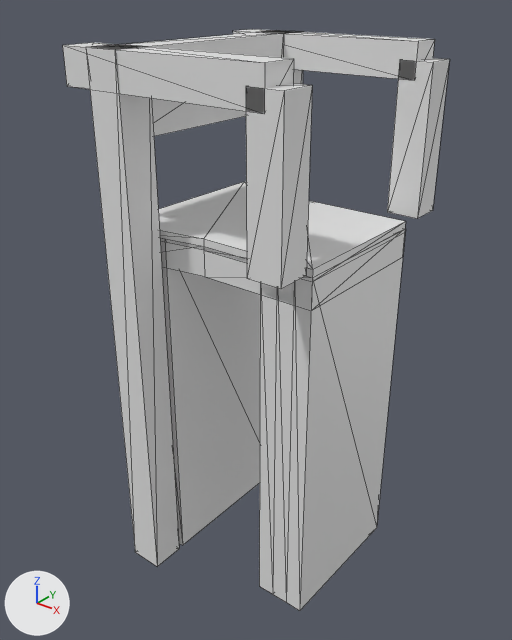
The glTF model models/nijkerk/nijkerk-brug-7d99b6b7/nijkerk-brug-7d99b6b7.glb, before and after one commit.
The view is the same before and after, from a camera (50 mm lens) standing at (11.0, -14.22, 6.13) and looking at (-0.29, -0.12, -2.62). Every picture has the same lights, and +X, +Y and +Z are marked at lower left. The older version comes first. Mesh edges are drawn as thin lines.

The first picture shows 'building:balans', 'building:balans 2', 'building:contragewicht', 'building:hamei', 'building:hamei 2', 'building:hangstang', 'building:hangstang 2', 'building:portaal', 'road:dek', 'road:landhoofd (aangenomen)', 'road:landhoofd (aangenomen) 2', 'road:rijbaan lokale weg'.
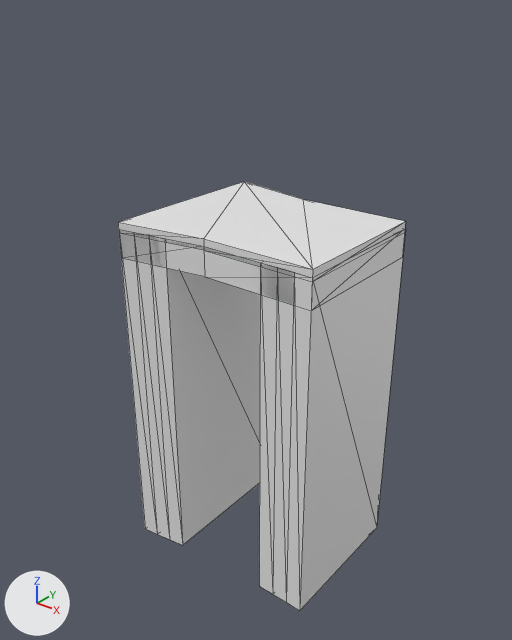
Boxes (x1, y1, x2, y2) around the edits, measured in the pictures (512 x 640 px):
'building:hamei 2', deleted: before (86, 44, 179, 566)
'building:hangstang 2', deleted: before (246, 83, 312, 289)
'building:balans 2', deleted: before (63, 43, 294, 113)
'building:hangstang', deleted: before (387, 58, 450, 219)
'building:balans', deleted: before (233, 29, 435, 80)
'building:portaal', deleted: before (113, 32, 289, 58)
'building:contragewicht', deleted: before (152, 98, 246, 136)
'building:hamei', deleted: before (261, 30, 303, 84)

What changed in the scene script:
```text
Remove ob_building_hamei:
    ob_building_hamei = bpy.data.objects.new('building:hamei', me_hamei)
    ob_building_hamei.location = (0.0, 0.0, 0.0)
Remove ob_building_hamei_2:
    ob_building_hamei_2 = bpy.data.objects.new('building:hamei 2', me_hamei_2)
    ob_building_hamei_2.location = (0.0, 0.0, 0.0)
Remove ob_building_portaal:
    ob_building_portaal = bpy.data.objects.new('building:portaal', me_portaal)
    ob_building_portaal.location = (0.0, 0.0, 0.0)
Remove ob_building_balans:
    ob_building_balans = bpy.data.objects.new('building:balans', me_balans)
    ob_building_balans.location = (0.0, 0.0, 0.0)
Remove ob_building_hangstang:
    ob_building_hangstang = bpy.data.objects.new('building:hangstang', me_hangstang)
    ob_building_hangstang.location = (0.0, 0.0, 0.0)
Remove ob_building_balans_2:
    ob_building_balans_2 = bpy.data.objects.new('building:balans 2', me_balans_2)
    ob_building_balans_2.location = (0.0, 0.0, 0.0)
Remove ob_building_hangstang_2:
    ob_building_hangstang_2 = bpy.data.objects.new('building:hangstang 2', me_hangstang_2)
    ob_building_hangstang_2.location = (0.0, 0.0, 0.0)
Remove ob_building_contragewicht:
    ob_building_contragewicht = bpy.data.objects.new('building:contragewicht', me_contragewicht)
    ob_building_contragewicht.location = (0.0, 0.0, 0.0)
```
